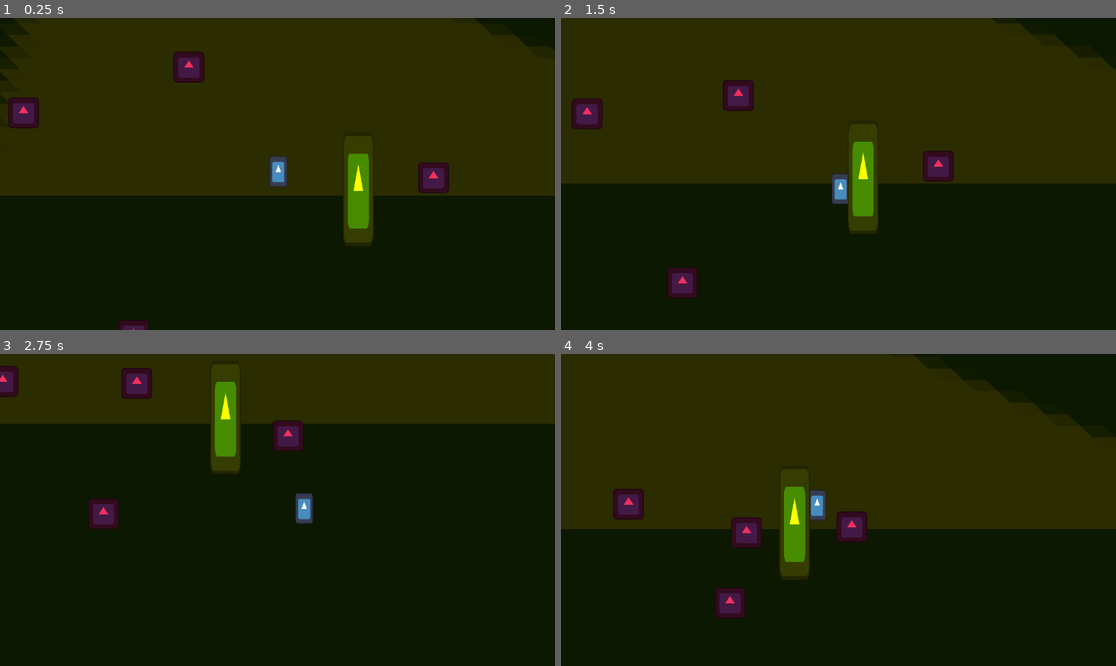
Above: before the commit, frames 1-4 (two rows, left to right).
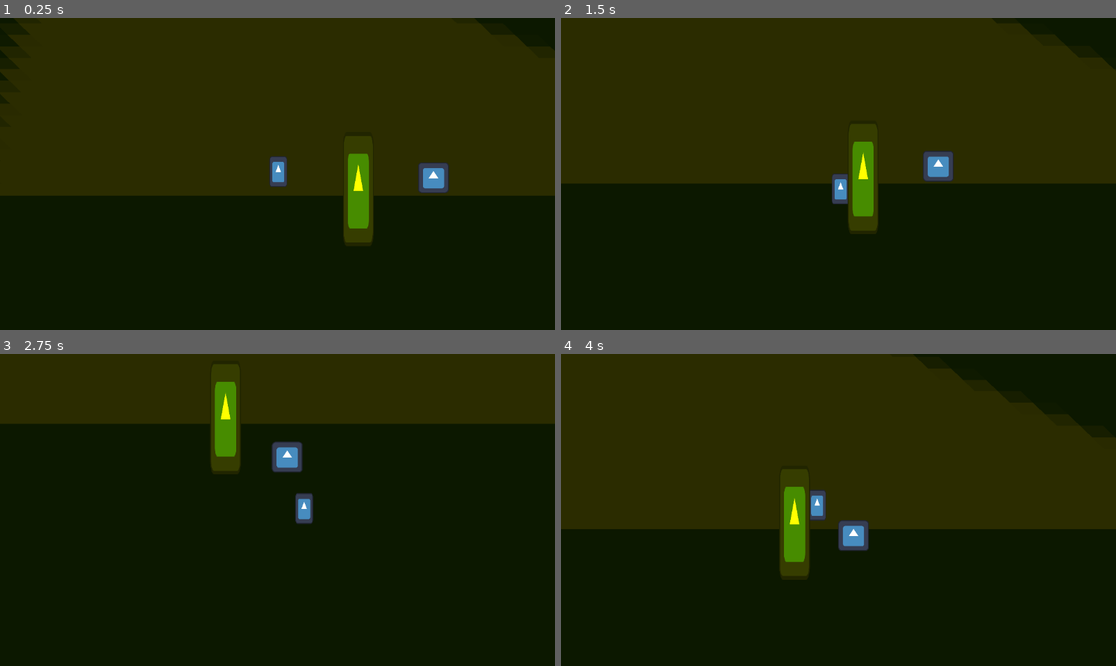
Above: after the commit, the same moments.

Repository: DiogoFSPinheiro/Godot_Games
Game: Godot game, scene res://Scenes/game.tscn
Same seed, same stepped clock (60 frames per second), same inputs: the game is played once before the commit and once after it. The engine's default icon, where the game draws it, is replaced by a stand-in: a white triangle on a blue panel in a dark square.
Inputs:
- Up to frame 1 (0.25 s): no input
- Up to frame 2 (1.5 s): hold Right (move_right) 0.53-1.28 s; hold Down (move_down) from 1.28 s (still down)
- Up to frame 3 (2.75 s): release Down (move_down) at 2.03 s; hold Right (move_right) from 2.03 s (still down)
- Up to frame 4 (4 s): release Right (move_right) at 2.78 s; hold Up (move_up) 2.78-3.53 s; hold Left (move_left) from 3.53 s (still down)

The runs differ from the first frame. In frame 1, 1.8% of the frame differs, in the area x 1-81%, y 10-100%; in frame 2, 2.1%; in frame 3, 2.2%, in the area x 0-55%, y 3-56%; in frame 4, 2.2%.

Commit message:
enemy_done

Diff:
--- a/enemy/Scenes/enemy.tscn
+++ b/enemy/Scenes/enemy.tscn
@@ -1,30 +1,17 @@
-[gd_scene load_steps=5 format=3 uid="uid://cgn7hplmfhgkq"]
+[gd_scene load_steps=3 format=3 uid="uid://cgn7hplmfhgkq"]
 
 [ext_resource type="Script" path="res://scripts/enemy.gd" id="1_0id1p"]
-[ext_resource type="Texture2D" uid="uid://dcnty4pakmf13" path="res://icon.svg" id="2_wjbp2"]
 
 [sub_resource type="CircleShape2D" id="CircleShape2D_l228c"]
 radius = 1197.03
 
-[sub_resource type="CircleShape2D" id="CircleShape2D_bygd6"]
-radius = 61.3973
-
 [node name="Enemy" type="CharacterBody2D"]
 script = ExtResource("1_0id1p")
-speed = null
-
-[node name="Sprite2D" type="Sprite2D" parent="."]
-modulate = Color(0.94902, 0.188235, 0.364706, 1)
-texture = ExtResource("2_wjbp2")
 
 [node name="DetectionArea" type="Area2D" parent="."]
 
 [node name="CollisionShape2D" type="CollisionShape2D" parent="DetectionArea"]
 shape = SubResource("CircleShape2D_l228c")
-
-[node name="CollisionShape2D" type="CollisionShape2D" parent="."]
-position = Vector2(-0.25, -0.75)
-shape = SubResource("CircleShape2D_bygd6")
 
 [node name="RayCast2D" type="RayCast2D" parent="."]
 collision_mask = 2
@@ -33,6 +20,11 @@
 wait_time = 2.5
 one_shot = true
 
+[node name="random_movement_timer" type="Timer" parent="."]
+wait_time = 1.5
+autostart = true
+
 [connection signal="body_entered" from="DetectionArea" to="." method="_on_detection_area_body_entered"]
 [connection signal="body_exited" from="DetectionArea" to="." method="_on_detection_area_body_exited"]
 [connection signal="timeout" from="last_sight_timer" to="." method="_on_last_sight_timer_timeout"]
+[connection signal="timeout" from="random_movement_timer" to="." method="_on_random_movement_timer_timeout"]
--- a/enemy/Scenes/game.tscn
+++ b/enemy/Scenes/game.tscn
@@ -1,8 +1,11 @@
-[gd_scene load_steps=5 format=3 uid="uid://b3vmawvvydltu"]
+[gd_scene load_steps=6 format=3 uid="uid://b3vmawvvydltu"]
 
 [ext_resource type="PackedScene" uid="uid://daohydtheo3t2" path="res://Scenes/player.tscn" id="1_fadbx"]
 [ext_resource type="Texture2D" uid="uid://dcnty4pakmf13" path="res://icon.svg" id="2_fka2c"]
 [ext_resource type="PackedScene" uid="uid://cgn7hplmfhgkq" path="res://Scenes/enemy.tscn" id="3_tpruo"]
+
+[sub_resource type="CircleShape2D" id="CircleShape2D_br1b6"]
+radius = 65.9242
 
 [sub_resource type="CapsuleShape2D" id="CapsuleShape2D_u7rwd"]
 radius = 58.0
@@ -28,7 +31,12 @@
 
 [node name="Enemy" parent="." instance=ExtResource("3_tpruo")]
 position = Vector2(1276, -689)
-speed = null
+
+[node name="Sprite2D2" type="Sprite2D" parent="Enemy"]
+texture = ExtResource("2_fka2c")
+
+[node name="CollisionShape2D2" type="CollisionShape2D" parent="Enemy"]
+shape = SubResource("CircleShape2D_br1b6")
 
 [node name="StaticBody2D" type="StaticBody2D" parent="."]
 collision_layer = 3
@@ -42,14 +50,3 @@
 [node name="CollisionShape2D" type="CollisionShape2D" parent="StaticBody2D"]
 position = Vector2(964, -641)
 shape = SubResource("CapsuleShape2D_u7rwd")
-
-[node name="Enemy2" parent="." instance=ExtResource("3_tpruo")]
-speed = null
-
-[node name="Enemy3" parent="." instance=ExtResource("3_tpruo")]
-position = Vector2(232, -1185)
-speed = null
-
-[node name="Enemy4" parent="." instance=ExtResource("3_tpruo")]
-position = Vector2(-472, -970)
-speed = null
--- a/enemy/scripts/enemy.gd
+++ b/enemy/scripts/enemy.gd
@@ -1,23 +1,29 @@
 extends CharacterBody2D
 
 # Enemy parameters
-@export var speed: float = 200.0  # Movement speed of the enemy
+@export var speed: float = 200.0  # Movement speed
+@export var Hp: int = 3 # HP
+
 @onready var last_sight_timer = $last_sight_timer
 @onready var line_of_sight = $RayCast2D
+@onready var random_movement_timer = $random_movement_timer
 
 # Internal variables
 var _player: Node2D = null
 var _player_detected: bool = false  # Whether player is in detection range
 var _lost_sight: bool = true  # Track if we have lost sight but still moving
 var _last_known_direction: Vector2 = Vector2.ZERO  # Last known direction of the player
-var _lost_sight_timer: float = 0.0  # Countdown timer for losing sight
+var _random_direction: Vector2 = Vector2.ZERO
 
 func _ready():
 	pass
 
 # Main function to update movement
 func _physics_process(delta: float) -> void:
-	if _player_detected and _player:
+
+	_idle_walking(delta)
+
+	if _player_detected:
 		line_of_sight.target_position = _player.global_position - global_position
 		line_of_sight.force_raycast_update()
 		if line_of_sight.is_colliding() == false or line_of_sight.get_collider() == _player:
@@ -25,37 +31,29 @@
 			print("estou a ver")
 			_follow_player(delta)
 		else:
-			if not _lost_sight:
-				# Start the lost sight timer and save the last direction
-				print("nao vejo")
+			if not _lost_sight: # Start the lost sight timer and save the last direction
 				_lost_sight = true
 				_last_known_direction = (_player.global_position - global_position).normalized()
 				last_sight_timer.start()
-	if (_lost_sight or not _player_detected) and last_sight_timer.is_stopped() == false:
-			# Continue moving in the last known direction
+
+	if (_lost_sight or not _player_detected) and last_sight_timer.is_stopped() == false: # Continue moving in the last known direction
 			print("nao vejo mas estou a procura")
 			_follow_last_known_direction(delta)
-
-
-# Continue moving in the last known direction
-func _follow_last_known_direction(delta: float) -> void:
-	velocity = _last_known_direction * speed
 	move_and_slide()
 
-# Follow the player
-func _follow_player(delta: float) -> void:
+func _follow_last_known_direction(delta: float) -> void: # Continue moving in the last known direction
+	velocity = _last_known_direction * speed
+
+func _follow_player(delta: float) -> void: # Follow the player
 		var direction = (_player.global_position - global_position).normalized()
 		velocity = direction * speed
-		move_and_slide()
 
-# Signal for when the player enters detection range
-func _on_detection_area_body_entered(body):
+func _on_detection_area_body_entered(body): # Signal for when the player enters detection range
 	if body.name == "player":
 		_player = body  # Store a reference to the player node
 		_player_detected = true
 
-# Signal for when the player exits detection range
-func _on_detection_area_body_exited(body):
+func _on_detection_area_body_exited(body): # Signal for when the player exits detection range
 	if body.name == "player":
 		_player_detected = false
 		_last_known_direction = (_player.global_position - global_position).normalized()
@@ -66,3 +64,19 @@
 	velocity = Vector2.ZERO
 	print("nao encontrei")
 	_lost_sight = true
+
+func _idle_walking(delta: float) -> void: # Idle walking behavior
+	if random_movement_timer.is_stopped():
+		random_movement_timer.start()
+		print("Passear")
+		return
+
+	if _random_direction != Vector2.ZERO:
+		velocity = _random_direction * speed  # Apply the random direction
+
+func _on_random_movement_timer_timeout():
+	_choose_new_random_direction()
+
+func _choose_new_random_direction() -> void: # Choose a new random direction when the timer times out
+	var random_angle = randf() * TAU  # Random angle in radians (0 to 2π)
+	_random_direction = Vector2(cos(random_angle), sin(random_angle)).normalized()
